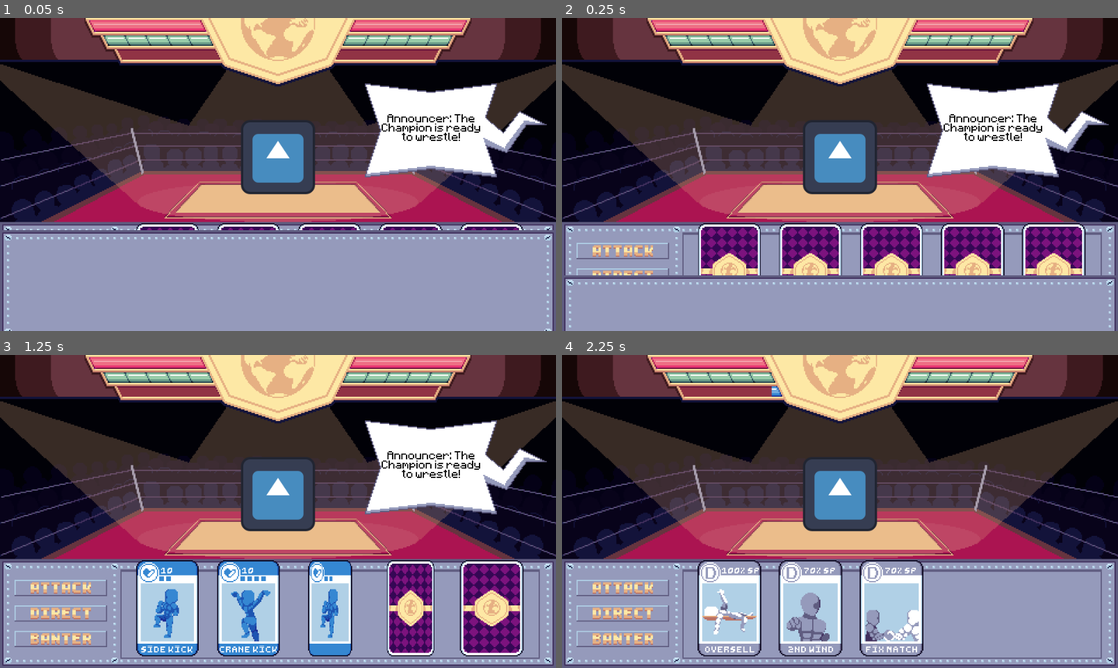
Above: before the commit, frames 1-4 (two rows, left to right).
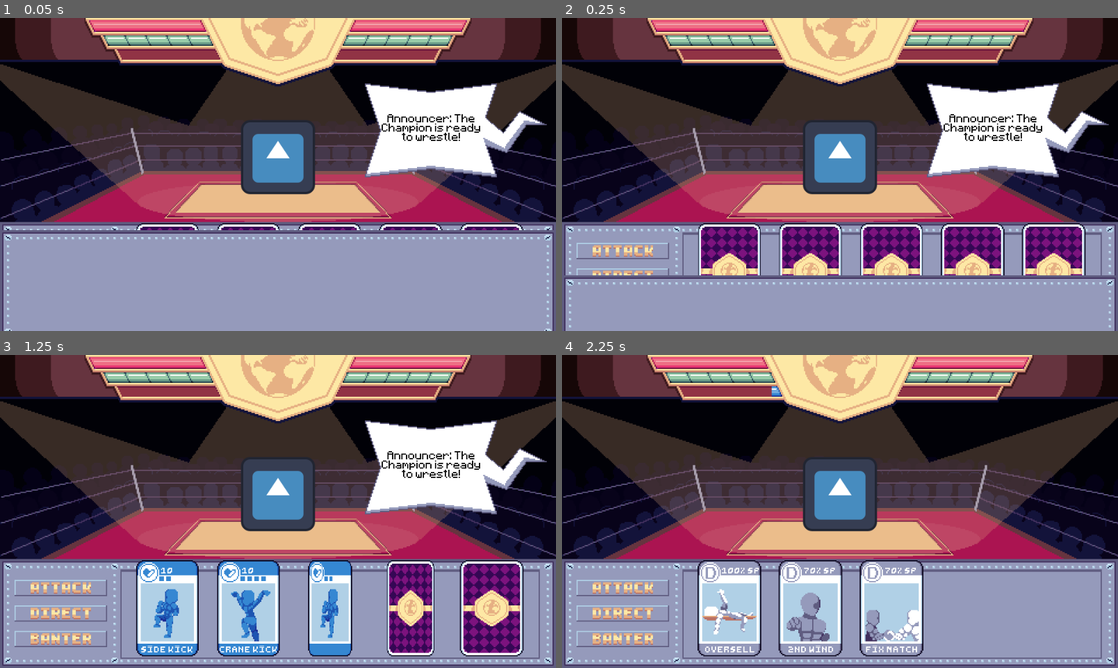
Above: after the commit, the same moments.

Repository: rakthalekk/JameGamWinter2024
Game: Godot game, scene res://src/main.tscn
The game is run twice, just before and just after one commit, with the same random seed, the same clock (stepped at 60 frames per second) and the same inputs. The engine's default icon, where the game draws it, is replaced by a stand-in: a white triangle on a blue panel in a dark square. Sound files missing from this copy of the repository are replaced by a short silence.
Inputs (mouse positions are in pixels of both pictures, inside the frame that each line leads up to):
- Up to frame 1 (0.05 s): no input
- Up to frame 2 (0.25 s): no input
- Up to frame 3 (1.25 s): click (61, 586) at 0.5 s
- Up to frame 4 (2.25 s): click (623, 586) at 1.25 s; click (623, 614) at 2 s

Frame 1 is identical in both runs. In frame 2, 0.1% of the frame differs, in the area x 0-100%, y 36-66%; in frame 3, 0.1%; in frame 4, 0.1%.

Commit message:
cheer and boo

Diff:
--- a/src/main.gd
+++ b/src/main.gd
@@ -6,6 +6,9 @@
 var consecutive_punches = 0
 
 var game_over = false
+
+var player_max_sp = false
+var opponent_max_sp = false
 
 @onready var player = $Player as Wrestler
 @onready var opponent = %Opponent as Opponent
@@ -52,6 +55,20 @@
 	%OpponentHealthBar.value = opponent.hp
 	%OpponentStamina.frame = 5 - opponent.stamina
 	%OpponentSPBar.value = opponent.sp
+
+	if player.sp == 100:
+		if !player_max_sp:
+			$CrowdCheer.play()
+			player_max_sp = true
+	else:
+		player_max_sp = false
+
+	if opponent.sp == 100:
+		if !opponent_max_sp:
+			$CrowdCheer.play()
+			opponent_max_sp = true
+	else:
+		opponent_max_sp = false
 
 
 func play_card(card_data: CardData, card: Card = null):
@@ -137,6 +154,8 @@
 
 	if low_blow_flag:
 		active_wrestler.opponent.unpopular = true
+		$DebuffSound.play()
+		$CrowdBoo.play()
 		await debuff_text(active_wrestler.opponent.display_name, "Unpopular")
 
 	await check_debuff_rolls(card_data)
@@ -240,17 +259,15 @@
 	if randi_range(0, 99) < card_data.stamina_debuff_chance:
 		active_wrestler.opponent.next_turn_stamina = false
 		active_wrestler.opponent.stamina = max(0, active_wrestler.opponent.stamina - 2)
-		$DebuffSound.play()
 		await debuff_text(active_wrestler.opponent.display_name, "Stamina Debuff")
 
 	if randi_range(0, 99) < card_data.stunned_chance:
 		active_wrestler.opponent.stunned = true
-		$DebuffSound.play()
 		await debuff_text(active_wrestler.opponent.display_name, "Stunned")
 
 	if randi_range(0, 99) < card_data.unpopular_chance:
 		active_wrestler.opponent.unpopular = true
-		$DebuffSound.play()
+		$CrowdBoo.play()
 		await debuff_text(active_wrestler.opponent.display_name, "Unpopular")
 
 
@@ -295,6 +312,7 @@
 
 func debuff_text(wrestler: String, debuff: String):
 	%AnnouncerDialogue.text = "Announcer: " + wrestler + " is inflicted with " + debuff + "!"
+	$DebuffSound.play()
 	await display_announcer_dialog()
 
 
@@ -431,6 +449,7 @@
 		await display_opponent_dialog()
 
 	active_wrestler.opponent.unpopular = true
+	$CrowdBoo.play()
 	await debuff_text(active_wrestler.opponent.display_name, "Unpopular")
 
 	update_bars()
--- a/src/main.tscn
+++ b/src/main.tscn
@@ -27,6 +27,8 @@
 [ext_resource type="AudioStream" uid="uid://bjr4ls4uuywp5" path="res://assets/Audio/Attack/finisher fx.ogg" id="25_6s8lw"]
 [ext_resource type="AudioStream" uid="uid://chnlk7oyll46o" path="res://assets/Audio/Attack/take damage.ogg" id="26_xf3q4"]
 [ext_resource type="AudioStream" uid="uid://do30ac0qq3o4l" path="res://assets/Audio/Attack/debuff.ogg" id="27_yer7f"]
+[ext_resource type="AudioStream" uid="uid://24tajsa0bpuv" path="res://assets/Audio/Crowd/Crowd Applaud.ogg" id="28_m35ab"]
+[ext_resource type="AudioStream" uid="uid://d0tm72thj6g01" path="res://assets/Audio/Crowd/Crowd Boo.ogg" id="29_eawqi"]
 
 [sub_resource type="AtlasTexture" id="AtlasTexture_c35hr"]
 atlas = ExtResource("2_8571m")
@@ -343,7 +345,7 @@
 position = Vector2(480, 270)
 sprite_frames = SubResource("SpriteFrames_17pj6")
 autoplay = "default"
-frame_progress = 0.543874
+frame_progress = 0.174276
 
 [node name="Arena" type="TextureRect" parent="."]
 layout_mode = 0
@@ -817,6 +819,14 @@
 [node name="DebuffSound" type="AudioStreamPlayer" parent="."]
 stream = ExtResource("27_yer7f")
 
+[node name="CrowdCheer" type="AudioStreamPlayer" parent="."]
+stream = ExtResource("28_m35ab")
+volume_db = -10.0
+
+[node name="CrowdBoo" type="AudioStreamPlayer" parent="."]
+stream = ExtResource("29_eawqi")
+volume_db = -10.0
+
 [connection signal="button_down" from="VBoxContainer/Deck/MarginContainer/BottomMenu/ActionContainer/ActionButtons/Attack" to="VBoxContainer/Deck/MarginContainer/BottomMenu/ActionContainer/ActionButtons/Attack" method="_on_button_down"]
 [connection signal="button_up" from="VBoxContainer/Deck/MarginContainer/BottomMenu/ActionContainer/ActionButtons/Attack" to="VBoxContainer/Deck/MarginContainer/BottomMenu/ActionContainer/ActionButtons/Attack" method="_on_button_up"]
 [connection signal="mouse_entered" from="VBoxContainer/Deck/MarginContainer/BottomMenu/ActionContainer/ActionButtons/Attack" to="VBoxContainer/Deck/MarginContainer/BottomMenu/ActionContainer/ActionButtons/Attack" method="_on_mouse_entered"]
Not shown: 1 places in src/main.tscn that only renumber resources
